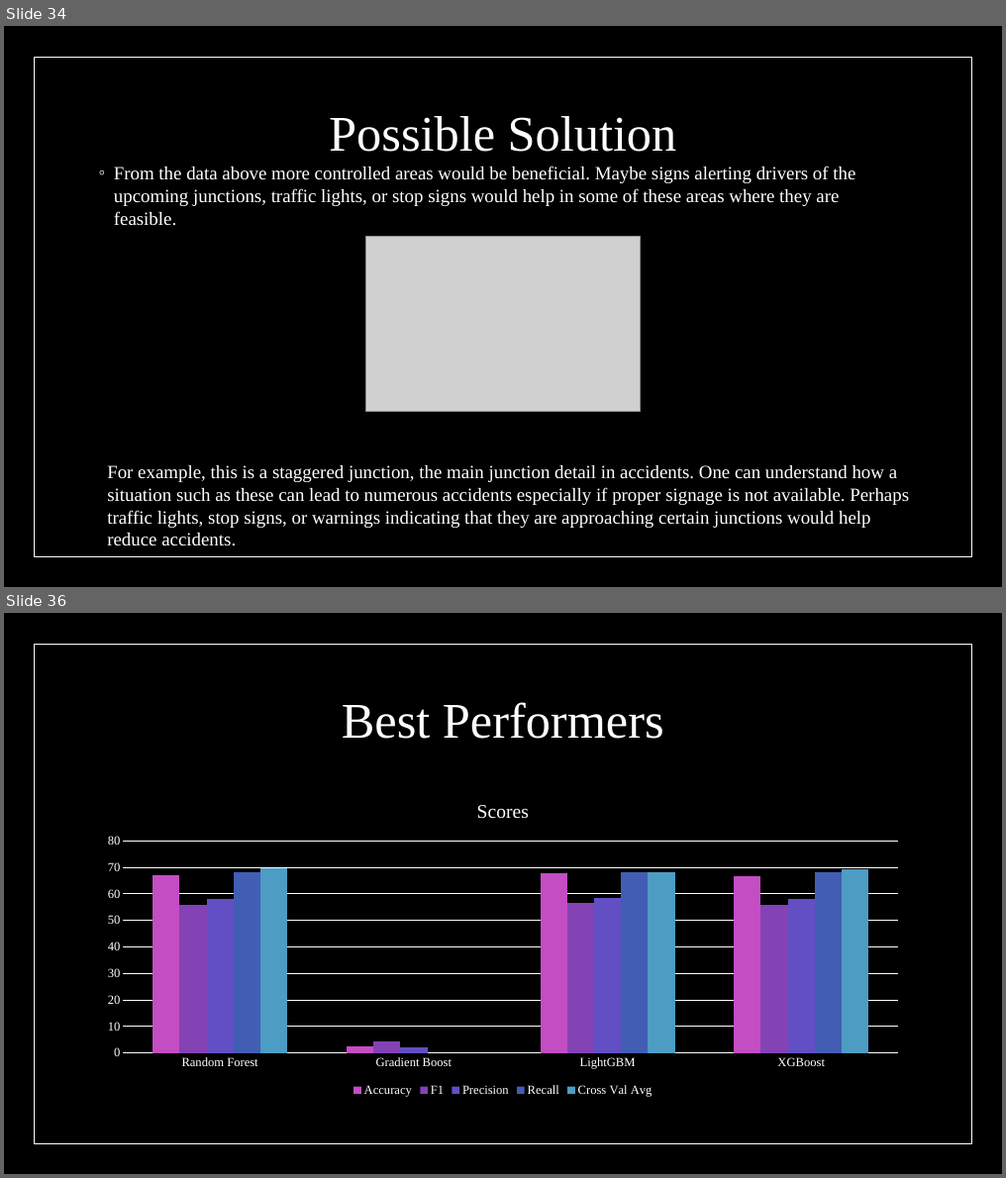
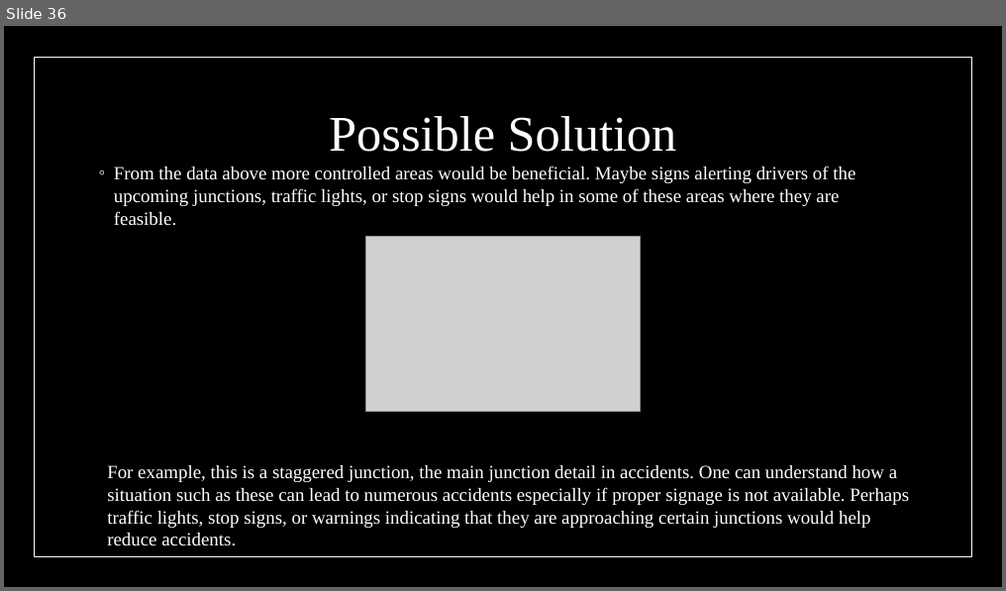
Before and after one commit to GenTaylor/Traffic-Accident-Analysis, a slide deck: Traffic_Analysis_and_Severity_Prediction.pptx. Shown one above the other, each under a label of ours: slides 34 and 36 before the commit, slide 36 after it; the slides between them are not shown. The pictures are 1006x1178 and 1006x591 pixels, drawn with LibreOffice and Linux fonts; fonts in the diff are those of the drawing; grey boxes stand for pictures. Boxes give left, top, right and bottom in pixels: in the first picture for what was removed or moved away, otherwise in the second. Text is boxed around its words. In the diff, an @@ line names an element or a change of style, - is before the commit and + after.

```diff
--- a/Traffic_Analysis_and_Severity_Prediction.pptx
+++ b/Traffic_Analysis_and_Severity_Prediction.pptx
@@ slide 36 removed at [4,613,1002,1174], background #000000; not listed: 2 template elements that a slide beside it also shows @@
@@ title removed at [342,702,664,739] @@
-Best Performers
@@ column chart removed at [91,785,915,1100] @@
-title "Scores "
-categories: Random Forest, Gradient Boost, LightGBM, XGBoost
-Accuracy: 67, 2, 68, 67
-F1: 56, 4, 56, 56
-Precision: 58, 2, 58, 58
-Recall: 68, -, 68, 68
-Cross Val Avg: 70, -, 68, 69
@@ what was slide 34 is now slide 36 @@
```
Also in this commit, not shown: 4 slides changed, 7 slides added, 1 other slide removed, 3 other files.
